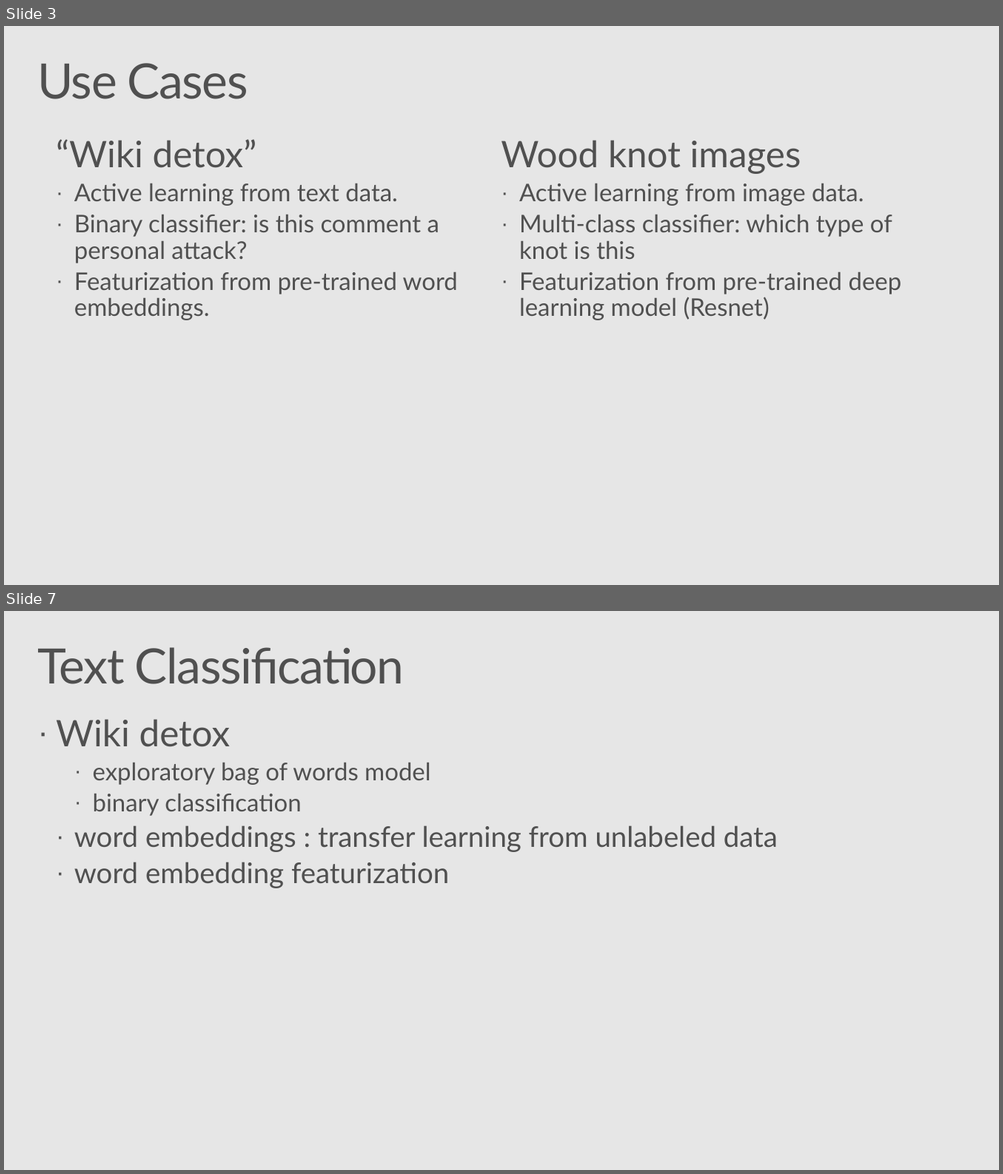
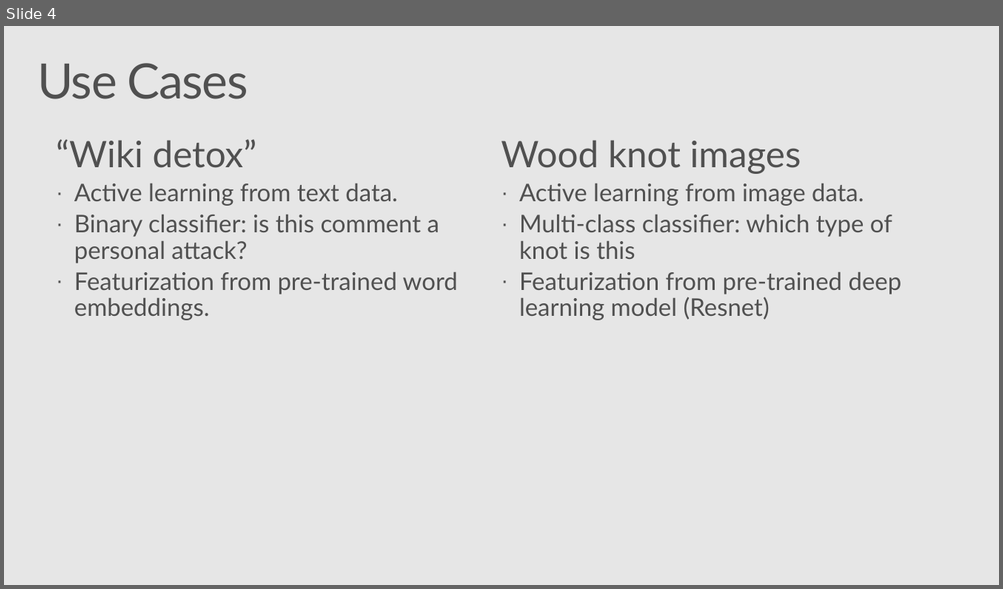
Before and after one commit to Azure/Strata2018, a slide deck: active_learning_workshop.pptx. Shown one above the other, each under a label of ours: slides 3 and 7 before the commit, slide 4 after it; the slides between them are not shown. The pictures are 1003x1174 and 1003x589 pixels, drawn with LibreOffice and Linux fonts; fonts in the diff are those of the drawing; background and template pictures are left out. Boxes give left, top, right and bottom in pixels: in the first picture for what was removed or moved away, otherwise in the second. Text is boxed around its words. In the diff, an @@ line names an element or a change of style, - is before the commit and + after.

```diff
--- a/active_learning_workshop.pptx
+++ b/active_learning_workshop.pptx
@@ slide 7 removed at <box>4,611,999,1170</box>, background #E6E6E6 @@
@@ title removed at <box>37,647,404,684</box> @@
-Text Classification
@@ text removed at <box>56,719,777,889</box> @@
-· Wiki detox
-    · exploratory bag of words model
-    · binary classification
-  · word embeddings : transfer learning from unlabeled data
-  · word embedding featurization
@@ what was slide 3 is now slide 4 @@
```
Also in this commit, not shown: 7 slides changed, 2 slides added, 5 other slides removed.
